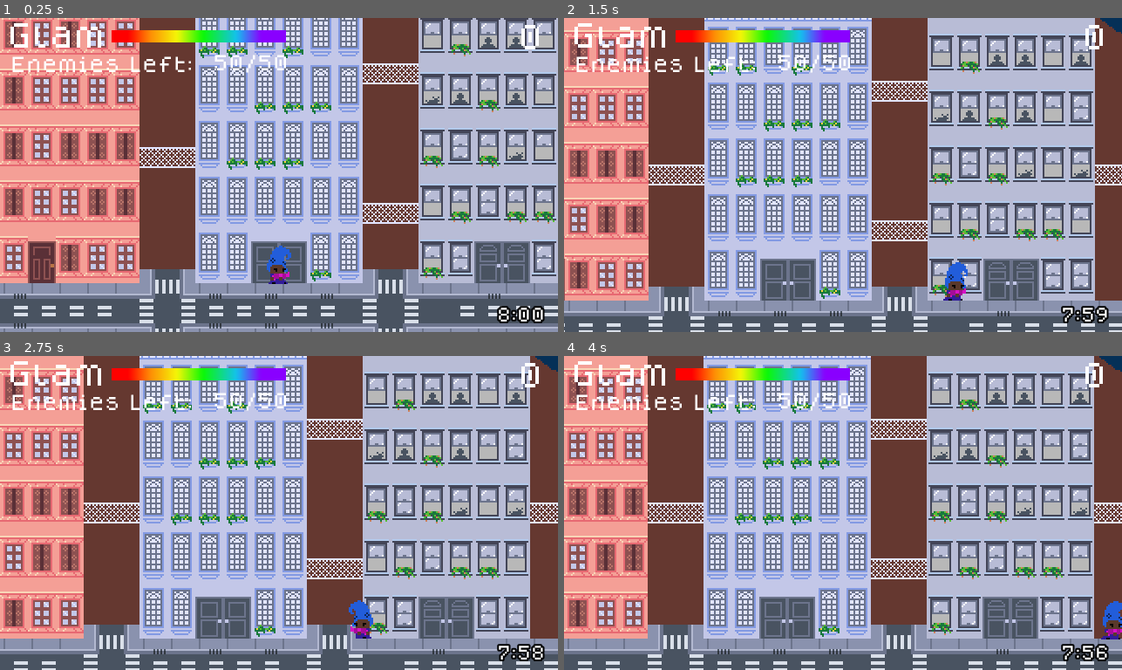
Above: before the commit, frames 1-4 (two rows, left to right).
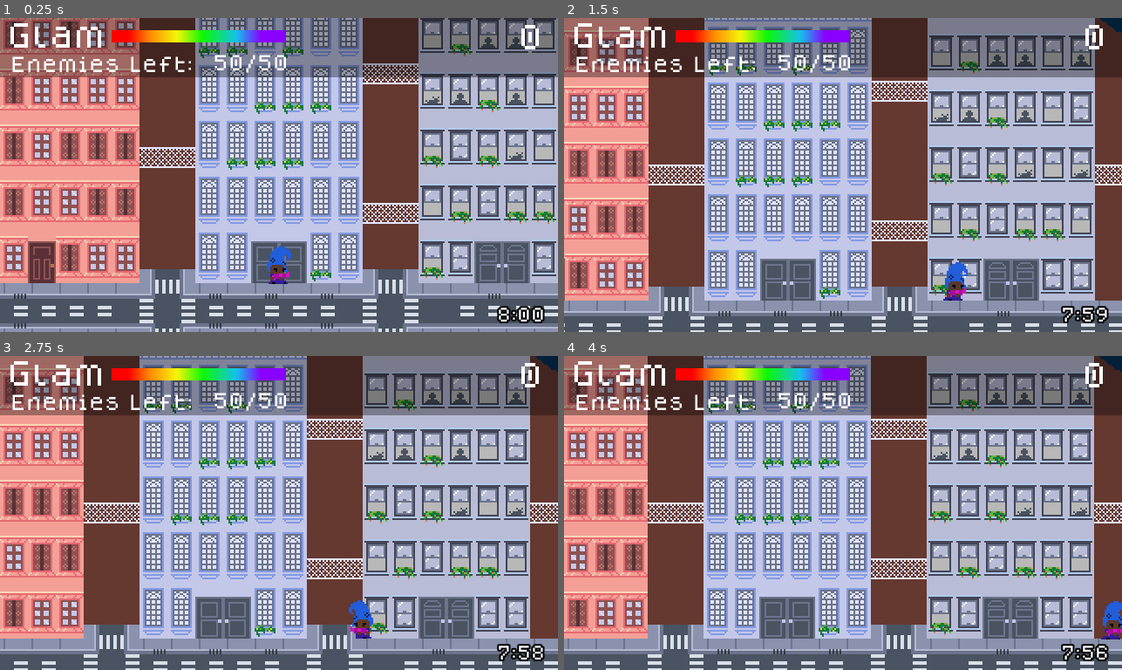
Above: after the commit, the same moments.

Repository: hamiltonromualdo/bring-ur-glam
Game: Godot game, scene res://src/Levels/EndGame.tscn
Two runs of this game, one before a commit and one after it. Both use one fixed random seed, a clock stepped at 60 frames per second and the inputs below. This scene is started directly instead of the project's main scene. Sound files missing from this copy of the repository are replaced by a short silence.
Inputs (mouse positions are in pixels of both pictures, inside the frame that each line leads up to):
- Up to frame 1 (0.25 s): no input
- Up to frame 2 (1.5 s): tap Enter (ui_accept) at 0.5, 0.77 s; move the mouse to (965, 159) at 0.52 s; hold Right (ui_right) from 0.53 s (still down); move the mouse to (731, 190) at 1.27 s
- Up to frame 3 (2.75 s): tap Enter (ui_accept) at 1.52 s; move the mouse to (334, 443) at 2.02 s; release Right (ui_right) at 2.03 s; hold Left (ui_left) from 2.03 s (still down)
- Up to frame 4 (4 s): move the mouse to (815, 575) at 2.77 s; release Left (ui_left) at 2.78 s; hold Right (ui_right) from 2.78 s (still down); tap Enter (ui_accept) at 3.02, 3.77 s; move the mouse to (1010, 560) at 3.52 s

The runs differ from the first frame. In frame 1, 17% of the frame differs, in the area x 0-100%, y 0-19%; in frame 2, 17%; in frame 3, 17%; in frame 4, 17%.

Commit message:
Adding dark bg under HUD for end game scene

Diff:
--- a/bring_ur_glam/src/Levels/EndGame.tscn
+++ b/bring_ur_glam/src/Levels/EndGame.tscn
@@ -53,6 +53,16 @@
 
 [node name="EnemiesCountLayer" type="CanvasLayer" parent="."]
 
+[node name="ColorRect" type="ColorRect" parent="EnemiesCountLayer"]
+margin_left = -27.0
+margin_top = -1.0
+margin_right = 423.0
+margin_bottom = 34.0
+color = Color( 0, 0, 0, 0.345098 )
+__meta__ = {
+"_edit_use_anchors_": false
+}
+
 [node name="EnemiesCount" type="Label" parent="EnemiesCountLayer"]
 margin_left = 118.0
 margin_top = 21.0
@@ -97,7 +107,7 @@
 theme = ExtResource( 9 )
 custom_colors/font_outline_modulate = Color( 0, 0, 0, 1 )
 custom_fonts/font = SubResource( 2 )
-text = "5:00"
+text = "8:00"
 align = 2
 valign = 2
 __meta__ = {
--- a/bring_ur_glam/src/Levels/Playground.tscn
+++ b/bring_ur_glam/src/Levels/Playground.tscn
@@ -1920,13 +1920,12 @@
 [node name="AnimatedSprite" type="AnimatedSprite" parent="Decoration"]
 position = Vector2( -712, 171 )
 frames = SubResource( 7 )
-frame = 2
+frame = 1
 playing = true
 
 [node name="AnimatedSprite2" type="AnimatedSprite" parent="Decoration"]
 position = Vector2( 674, 170 )
 frames = SubResource( 7 )
-frame = 1
 playing = true
 
 [node name="DecorationOffset-4" type="TileMap" parent="."]
